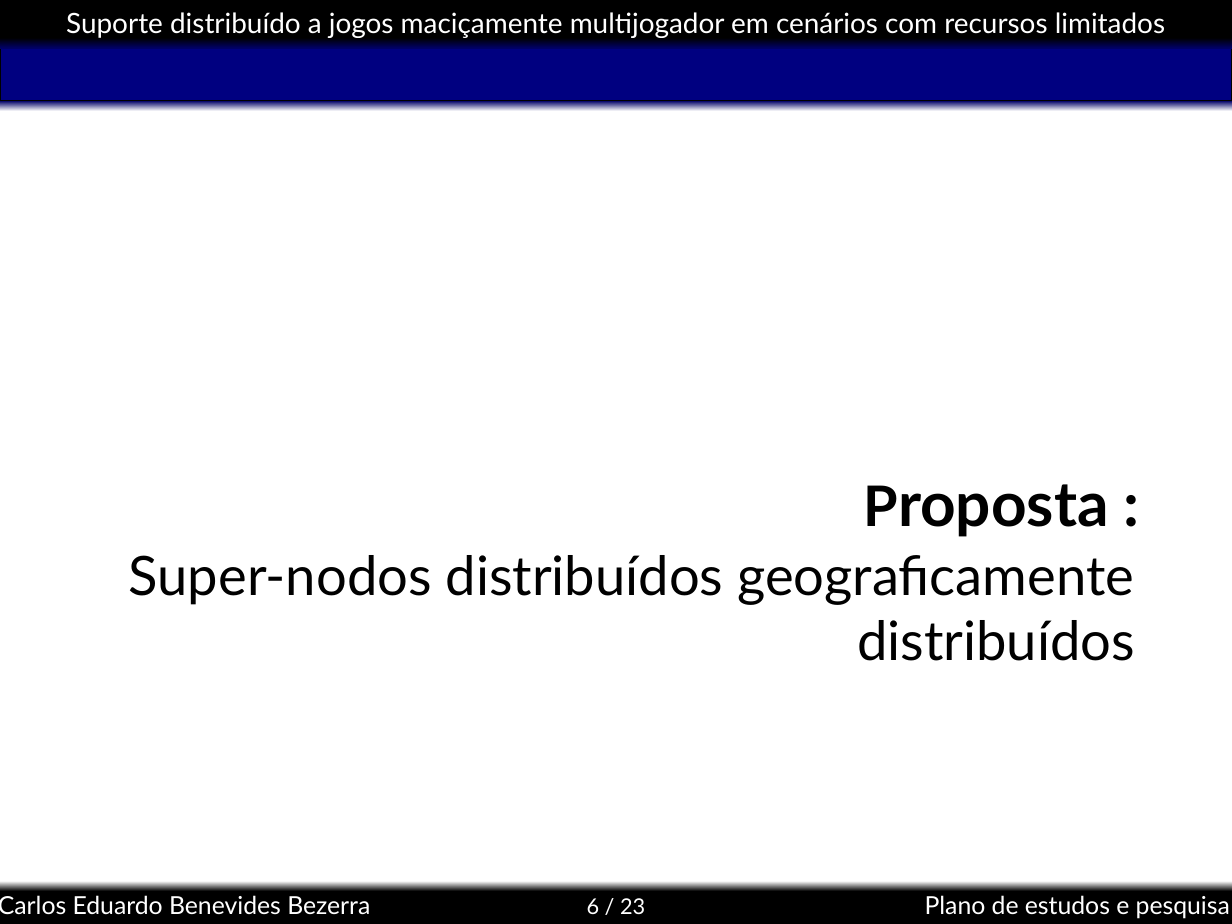
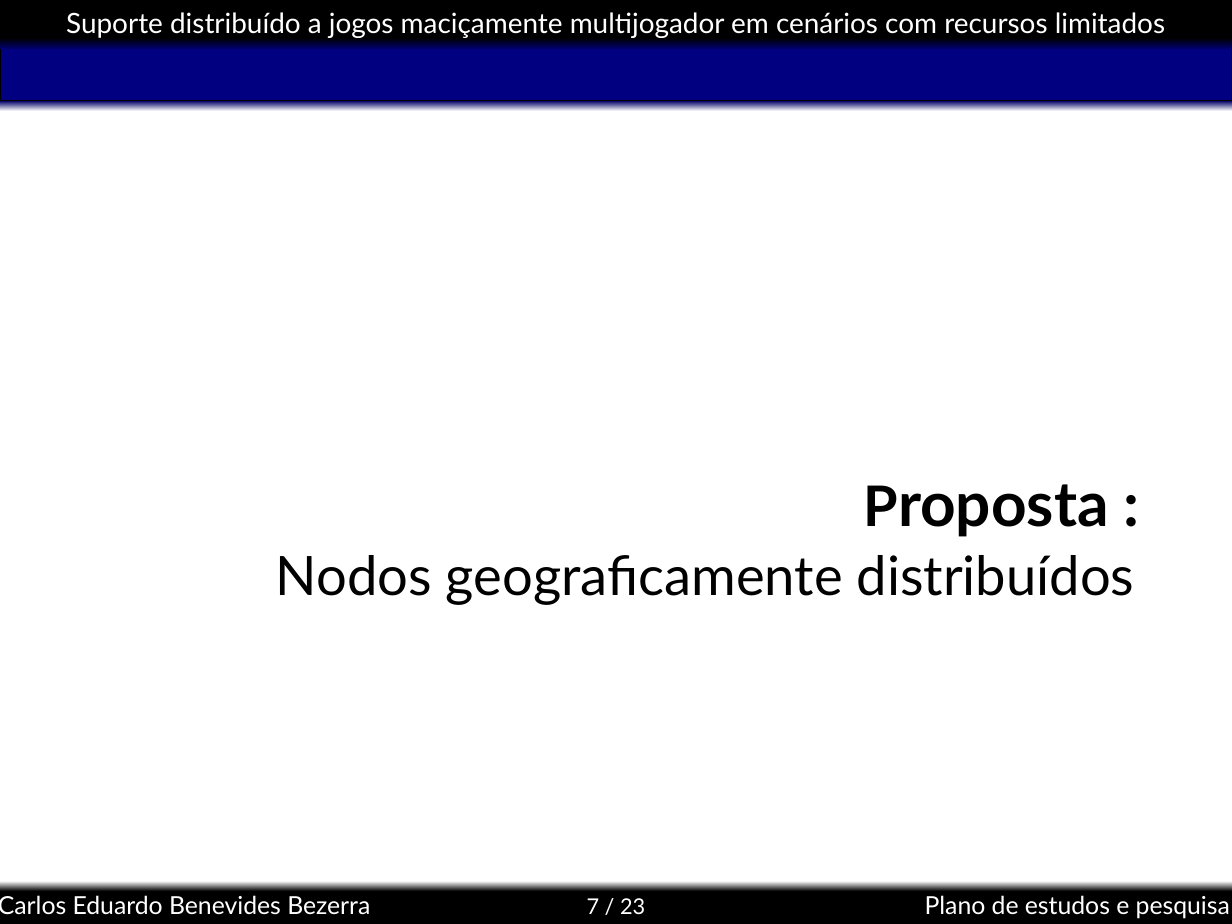
Before and after one commit to kdubezerra/kdubezerra, a slide deck: slide 7 of textos/semac/Semac_Defesa.ppt (slide 6 before the commit). Drawn at 1232x924 pixels with LibreOffice and Linux fonts; fonts in the diff are those of the drawing; background and template pictures are left out. Boxes give left, top, right and bottom in pixels: in the first picture for what was removed or moved away, otherwise in the second. Text is boxed around its words. In the diff, an @@ line names an element or a change of style, - is before the commit and + after.

```diff
--- a/textos/semac/Semac_Defesa.ppt
+++ b/textos/semac/Semac_Defesa.ppt
@@ subtitle at [276, 555, 1135, 605]: text changed @@
-Super-nodos distribuídos geograficamente distribuídos
+Nodos geograficamente distribuídos
@@ page number at [587, 898, 645, 914]: text changed @@
-6 / 23
+7 / 23
```
Also in this commit, not shown: 3 other slides changed, 8 slides added, 1 slide removed, 4 other files.
